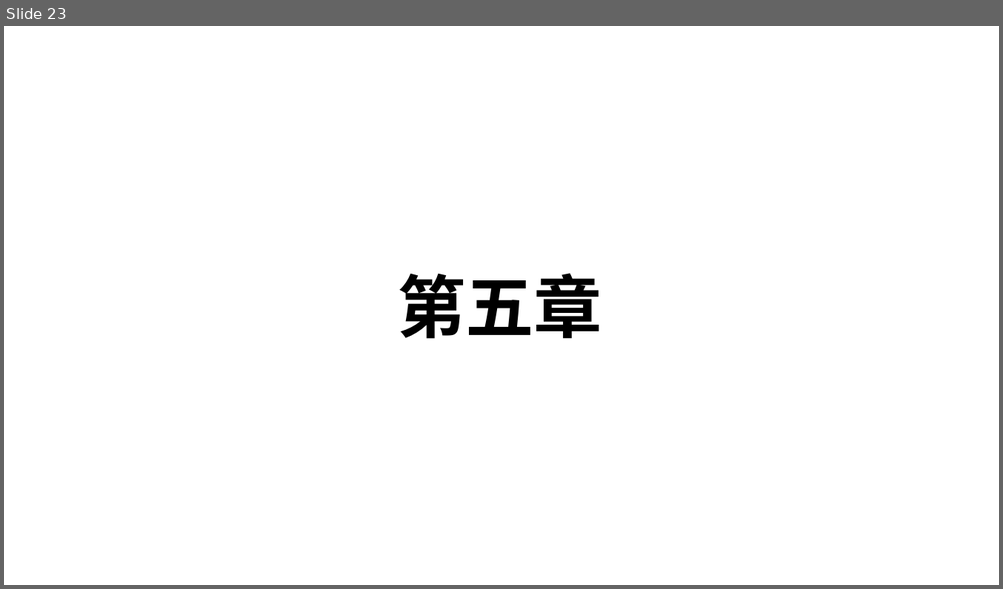
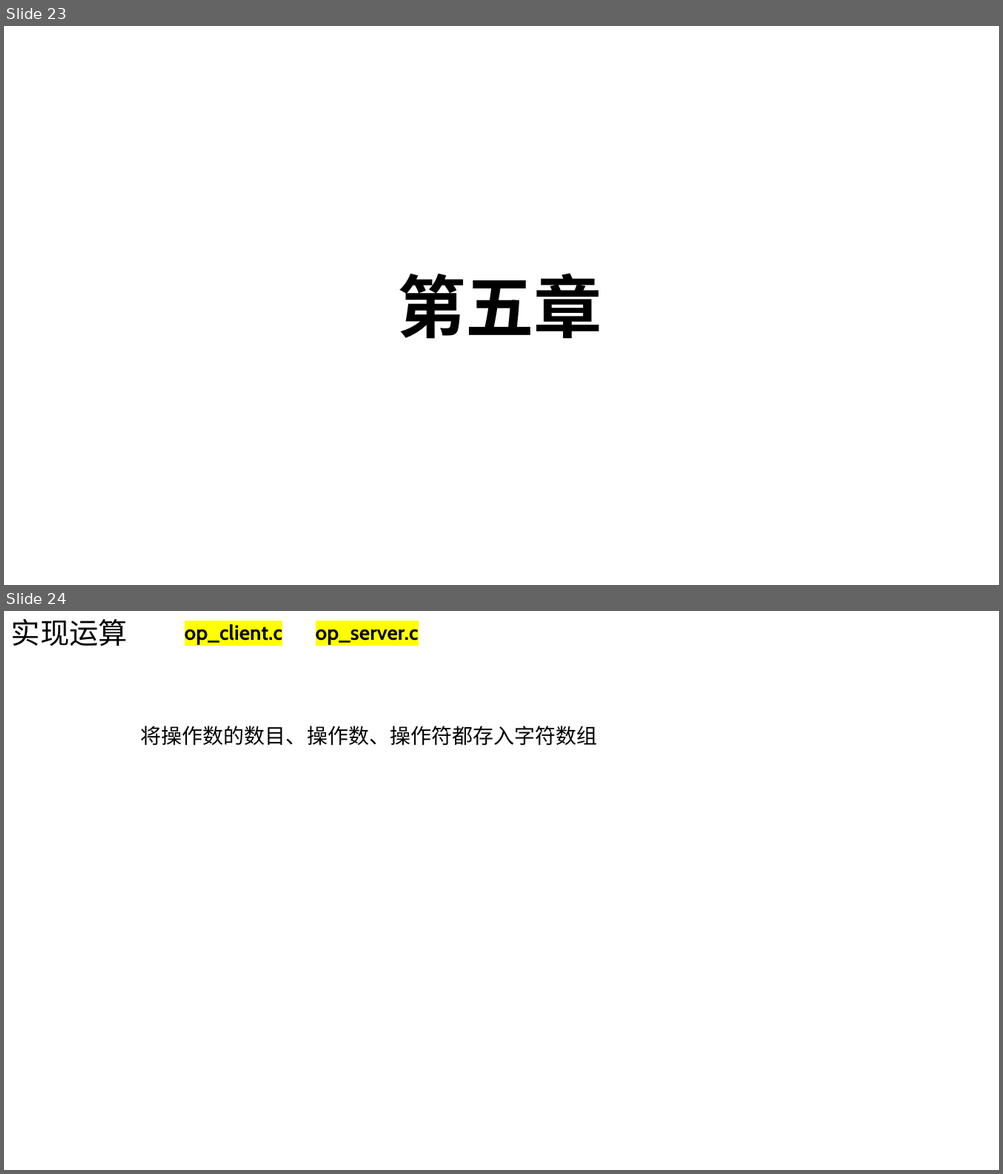
Before and after one commit to Chao200/TCP-IP-Network-Programming, a slide deck: TCP:IP 网络编程.pptx. Shown one above the other, each under a label of ours: slide 23 before the commit, slides 23 and 24 after it. The pictures are 1003x589 and 1003x1174 pixels, drawn with LibreOffice and Linux fonts; fonts in the diff are those of the drawing. Boxes give left, top, right and bottom in pixels: in the first picture for what was removed or moved away, otherwise in the second. Text is boxed around its words. In the diff, an @@ line names an element or a change of style, - is before the commit and + after.

```diff
--- a/TCP:IP 网络编程.pptx
+++ b/TCP:IP 网络编程.pptx
@@ slide 24 added at [4, 611, 999, 1170], background #FFFFFF @@
@@ text added at [11, 619, 128, 646], 28 pt, text #000000 @@
+实现运算
@@ text added at [185, 623, 418, 645], 20 pt, text #000000, bold @@
+op_client.c op_server.c
@@ text added at [141, 726, 597, 746], 20 pt, text #000000 @@
+将操作数的数目、操作数、操作符都存入字符数组
```
Also in this commit, not shown: 4 other slides added, 5 slides removed.
